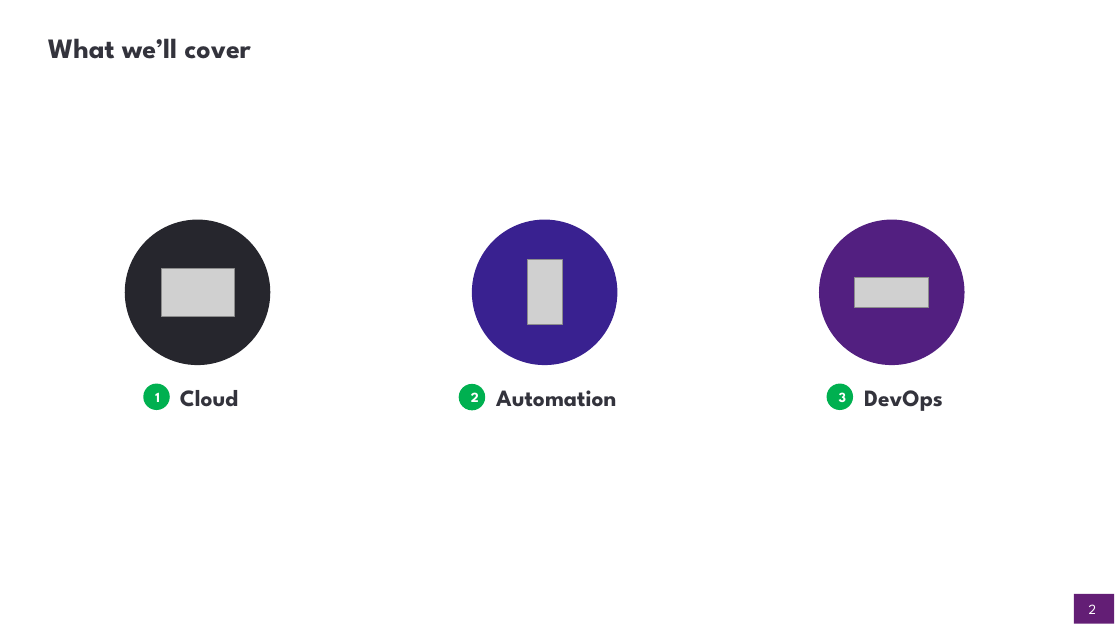
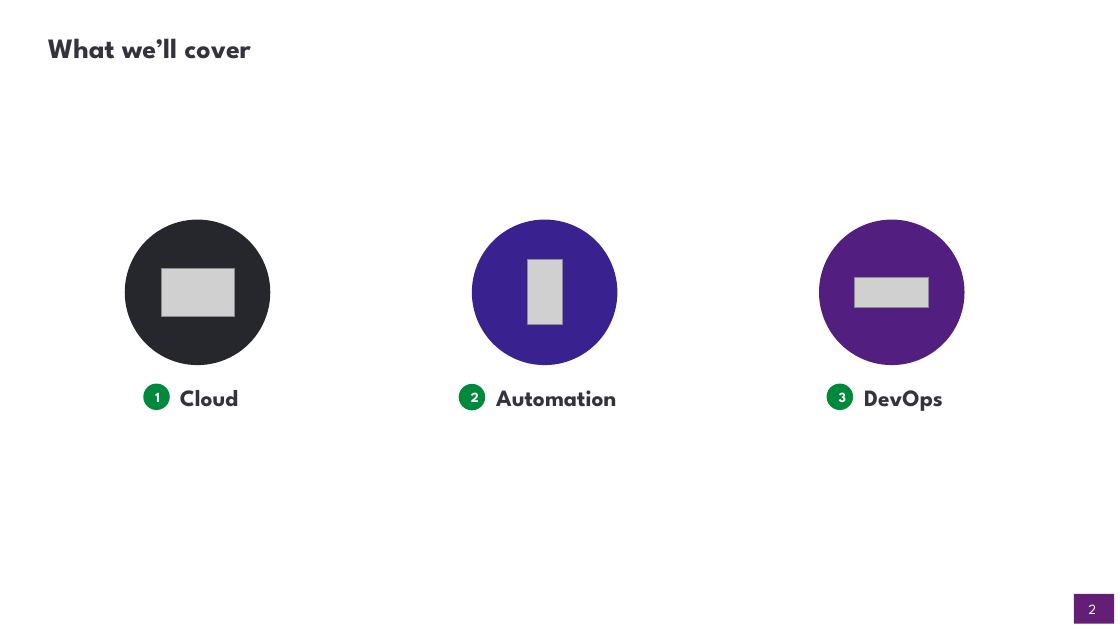
Before and after one commit to dto-btn/reading-material, a slide deck: slide 2 of presentations/digital-hour-cloud-automation.pptx. Drawn at 1120x630 pixels with LibreOffice and Linux fonts; fonts in the diff are those of the drawing; grey boxes stand for pictures; background and template pictures are left out. Boxes give left, top, right and bottom in pixels: in the first picture for what was removed or moved away, otherwise in the second. Text is boxed around its words. In the diff, an @@ line names an element or a change of style, - is before the commit and + after.

```diff
--- a/presentations/digital-hour-cloud-automation.pptx
+++ b/presentations/digital-hour-cloud-automation.pptx
@@ fill #00B050 to #00883D in 3 elements at <box>459,384,486,411</box>, <box>144,384,171,411</box>, <box>827,384,854,411</box> @@
```
Also in this commit, not shown: 5 other slides changed.
